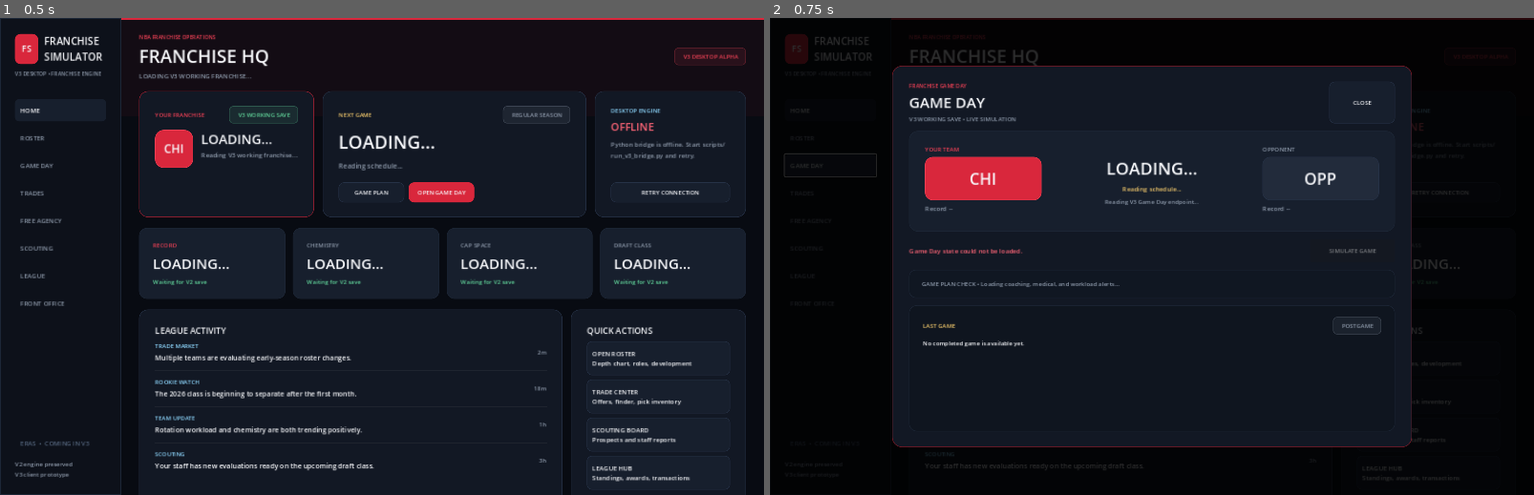
Above: before the commit, frames 1-2 (left to right).
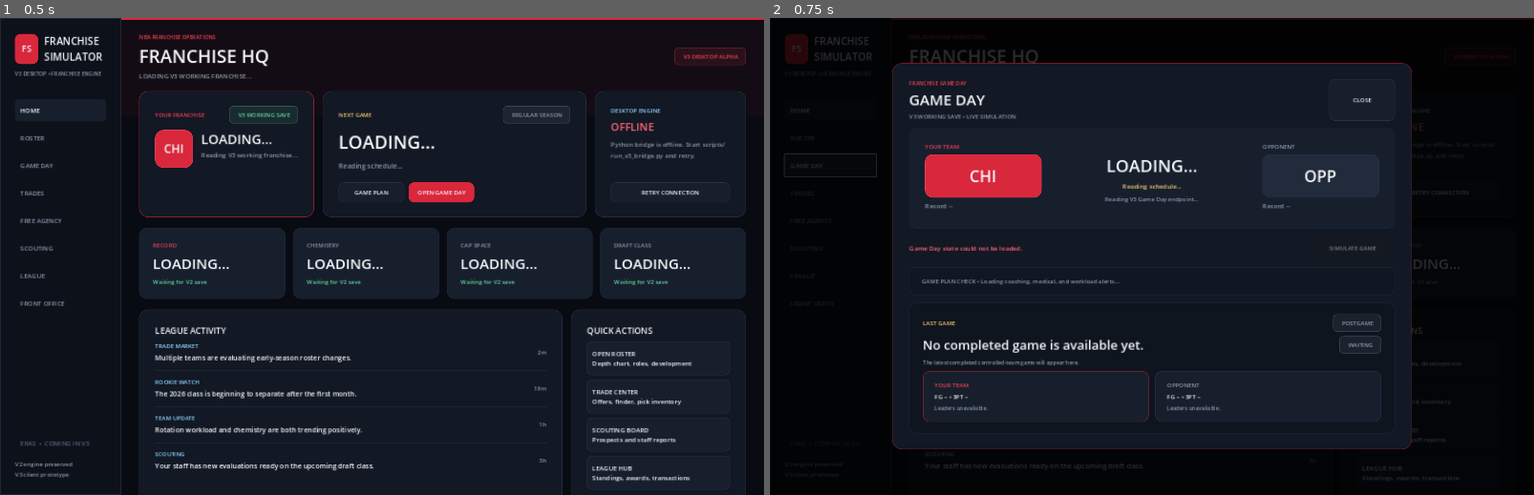
Above: after the commit, the same moments.

Repository: mklim6/NBA_Roster_Optimization_Engine
Game: Godot game, scene res://scenes/main.tscn
The game is run twice, just before and just after one commit, with the same random seed, the same clock (stepped at 60 frames per second) and the same inputs.
Inputs:
- Up to frame 1 (0.5 s): no input
- Up to frame 2 (0.75 s): click "GAME DAY" at 0.5 s

Frame 1 is identical in both runs. In frame 2, 3.7% of the frame differs, in the area x 16-84%, y 9-91%.

Commit message:
Upgrade V3 Game Day postgame visuals

Diff:
--- a/godot_client/scripts/main.gd
+++ b/godot_client/scripts/main.gd
@@ -55,6 +55,14 @@
 var game_day_status_label: Label
 var game_day_simulate_button: Button
 var game_day_result_label: Label
+var game_day_result_badge: Label
+var game_day_result_meta_label: Label
+var game_day_active_postgame_title: Label
+var game_day_opponent_postgame_title: Label
+var game_day_active_shooting_label: Label
+var game_day_opponent_shooting_label: Label
+var game_day_active_leaders_label: Label
+var game_day_opponent_leaders_label: Label
 var game_day_active_team := ""
 var game_day_team_badge: Label
 var game_day_opponent_badge: Label
@@ -1092,12 +1100,87 @@
 	last_game_header.add_child(last_game_spacer)
 	last_game_header.add_child(_pill("POSTGAME", MUTED))
 
+	var result_score_row := HBoxContainer.new()
+	result_score_row.add_theme_constant_override("separation", 10)
+	result_box.add_child(result_score_row)
+
 	game_day_result_label = Label.new()
 	game_day_result_label.text = "No completed game is available yet."
-	game_day_result_label.autowrap_mode = TextServer.AUTOWRAP_WORD_SMART
+	game_day_result_label.size_flags_horizontal = Control.SIZE_EXPAND_FILL
 	game_day_result_label.add_theme_color_override("font_color", TEXT)
-	game_day_result_label.add_theme_font_size_override("font_size", 11)
-	result_box.add_child(game_day_result_label)
+	game_day_result_label.add_theme_font_size_override("font_size", 24)
+	result_score_row.add_child(game_day_result_label)
+
+	game_day_result_badge = _pill("WAITING", MUTED)
+	result_score_row.add_child(game_day_result_badge)
+
+	game_day_result_meta_label = Label.new()
+	game_day_result_meta_label.text = "The latest completed controlled-team game will appear here."
+	game_day_result_meta_label.add_theme_color_override("font_color", MUTED)
+	game_day_result_meta_label.add_theme_font_size_override("font_size", 10)
+	result_box.add_child(game_day_result_meta_label)
+
+	var compare_row := HBoxContainer.new()
+	compare_row.add_theme_constant_override("separation", 12)
+	result_box.add_child(compare_row)
+
+	var active_postgame := PanelContainer.new()
+	active_postgame.size_flags_horizontal = Control.SIZE_EXPAND_FILL
+	active_postgame.add_theme_stylebox_override("panel", _box(PANEL_ALT, 12, Color(TEAM_PRIMARY, 0.55)))
+	compare_row.add_child(active_postgame)
+
+	var active_margin := MarginContainer.new()
+	_set_margins(active_margin, 12, 10, 12, 10)
+	active_postgame.add_child(active_margin)
+
+	var active_box := VBoxContainer.new()
+	active_box.add_theme_constant_override("separation", 5)
+	active_margin.add_child(active_box)
+
+	game_day_active_postgame_title = _small_label("YOUR TEAM", TEAM_PRIMARY_HOVER)
+	active_box.add_child(game_day_active_postgame_title)
+
+	game_day_active_shooting_label = Label.new()
+	game_day_active_shooting_label.text = "FG -- • 3PT --"
+	game_day_active_shooting_label.add_theme_color_override("font_color", TEXT)
+	game_day_active_shooting_label.add_theme_font_size_override("font_size", 11)
+	active_box.add_child(game_day_active_shooting_label)
+
+	game_day_active_leaders_label = Label.new()
+	game_day_active_leaders_label.text = "Leaders unavailable."
+	game_day_active_leaders_label.autowrap_mode = TextServer.AUTOWRAP_WORD_SMART
+	game_day_active_leaders_label.add_theme_color_override("font_color", MUTED)
+	game_day_active_leaders_label.add_theme_font_size_override("font_size", 10)
+	active_box.add_child(game_day_active_leaders_label)
+
+	var opponent_postgame := PanelContainer.new()
+	opponent_postgame.size_flags_horizontal = Control.SIZE_EXPAND_FILL
+	opponent_postgame.add_theme_stylebox_override("panel", _box(PANEL_ALT, 12, BORDER))
+	compare_row.add_child(opponent_postgame)
+
+	var opponent_margin := MarginContainer.new()
+	_set_margins(opponent_margin, 12, 10, 12, 10)
+	opponent_postgame.add_child(opponent_margin)
+
+	var opponent_box := VBoxContainer.new()
+	opponent_box.add_theme_constant_override("separation", 5)
+	opponent_margin.add_child(opponent_box)
+
+	game_day_opponent_postgame_title = _small_label("OPPONENT", MUTED)
+	opponent_box.add_child(game_day_opponent_postgame_title)
+
+	game_day_opponent_shooting_label = Label.new()
+	game_day_opponent_shooting_label.text = "FG -- • 3PT --"
+	game_day_opponent_shooting_label.add_theme_color_override("font_color", TEXT)
+	game_day_opponent_shooting_label.add_theme_font_size_override("font_size", 11)
+	opponent_box.add_child(game_day_opponent_shooting_label)
+
+	game_day_opponent_leaders_label = Label.new()
+	game_day_opponent_leaders_label.text = "Leaders unavailable."
+	game_day_opponent_leaders_label.autowrap_mode = TextServer.AUTOWRAP_WORD_SMART
+	game_day_opponent_leaders_label.add_theme_color_override("font_color", MUTED)
+	game_day_opponent_leaders_label.add_theme_font_size_override("font_size", 10)
+	opponent_box.add_child(game_day_opponent_leaders_label)
 
 	_request_game_day_overlay()
 
@@ -1347,29 +1430,14 @@
 	var home_score := int(game.get("home_score", 0))
 	var away_score := int(game.get("away_score", 0))
 
-	var result_bits: Array = [
-		"FINAL • %s %s, %s %s" % [
-			away_team,
-			away_score,
-			home_team,
-			home_score
-		]
-	]
-
-	if result_code != "":
-		result_bits.append("WIN" if result_code == "W" else "LOSS")
-
-	if record_display != "":
-		result_bits.append("Record %s" % record_display)
-
-	if cpu_games >= 0:
-		result_bits.append("%s CPU game(s) synchronized" % cpu_games)
-
 	var active_team := game_day_active_team
 	if active_team == "":
 		active_team = away_team
 
 	var opponent_team := home_team if active_team == away_team else away_team
+
+	var active_score := away_score if active_team == away_team else home_score
+	var opponent_score := home_score if active_team == away_team else away_score
 
 	var active_team_name := active_team
 	var opponent_team_name := opponent_team
@@ -1380,25 +1448,63 @@
 		active_team_name = str(game.get("away_team_name", active_team))
 		opponent_team_name = str(game.get("home_team_name", opponent_team))
 
-	var lines: Array = [" • ".join(result_bits)]
-	lines.append(_game_day_team_shooting_line(game, active_team))
-	lines.append(_game_day_team_shooting_line(game, opponent_team))
+	game_day_result_label.text = "%s %s   %s %s" % [
+		active_team,
+		active_score,
+		opponent_score,
+		opponent_team
+	]
+	game_day_result_label.add_theme_color_override("font_color", TEXT)
+
+	if game_day_result_badge != null:
+		var badge_text := "FINAL"
+		var badge_color := MUTED
+		if result_code == "W":
+			badge_text = "WIN"
+			badge_color = GOOD
+		elif result_code == "L":
+			badge_text = "LOSS"
+			badge_color = BAD
+		game_day_result_badge.text = "  %s  " % badge_text
+		game_day_result_badge.add_theme_color_override("font_color", badge_color)
+		game_day_result_badge.add_theme_stylebox_override(
+			"normal",
+			_box(Color(badge_color, 0.10), 7, Color(badge_color, 0.35))
+		)
+
+	if game_day_result_meta_label != null:
+		var meta_bits: Array = ["FINAL"]
+		if record_display != "":
+			meta_bits.append("Record %s" % record_display)
+		if int(game.get("overtime_periods", 0)) > 0:
+			meta_bits.append("%s OT" % str(game.get("overtime_periods", 0)))
+		if cpu_games >= 0:
+			meta_bits.append("%s CPU game(s) synchronized" % cpu_games)
+		game_day_result_meta_label.text = " • ".join(meta_bits)
+
+	if game_day_active_postgame_title != null:
+		game_day_active_postgame_title.text = active_team_name.to_upper()
+	if game_day_opponent_postgame_title != null:
+		game_day_opponent_postgame_title.text = opponent_team_name.to_upper()
+
+	if game_day_active_shooting_label != null:
+		game_day_active_shooting_label.text = _game_day_team_shooting_line(game, active_team)
+	if game_day_opponent_shooting_label != null:
+		game_day_opponent_shooting_label.text = _game_day_team_shooting_line(game, opponent_team)
 
 	var active_leaders: Array = _game_day_team_leader_lines(game, active_team, 3)
-	if active_leaders.size() > 0:
-		lines.append("%s LEADERS" % active_team_name.to_upper())
-		for leader_line in active_leaders:
-			lines.append(str(leader_line))
+	if game_day_active_leaders_label != null:
+		if active_leaders.size() > 0:
+			game_day_active_leaders_label.text = "\n".join(active_leaders)
+		else:
+			game_day_active_leaders_label.text = "No leaders available."
 
 	var opponent_leaders: Array = _game_day_team_leader_lines(game, opponent_team, 3)
-	if opponent_leaders.size() > 0:
-		lines.append("%s LEADERS" % opponent_team_name.to_upper())
-		for leader_line in opponent_leaders:
-			lines.append(str(leader_line))
-
-	game_day_result_label.text = "\n".join(lines)
-
-	game_day_result_label.add_theme_color_override("font_color", TEXT)
+	if game_day_opponent_leaders_label != null:
+		if opponent_leaders.size() > 0:
+			game_day_opponent_leaders_label.text = "\n".join(opponent_leaders)
+		else:
+			game_day_opponent_leaders_label.text = "No leaders available."
 
 
 func _simulate_game_day_overlay() -> void:
@@ -1493,6 +1599,14 @@
 	game_day_status_label = null
 	game_day_simulate_button = null
 	game_day_result_label = null
+	game_day_result_badge = null
+	game_day_result_meta_label = null
+	game_day_active_postgame_title = null
+	game_day_opponent_postgame_title = null
+	game_day_active_shooting_label = null
+	game_day_opponent_shooting_label = null
+	game_day_active_leaders_label = null
+	game_day_opponent_leaders_label = null
 	game_day_active_team = ""
 	game_day_team_badge = null
 	game_day_opponent_badge = null
